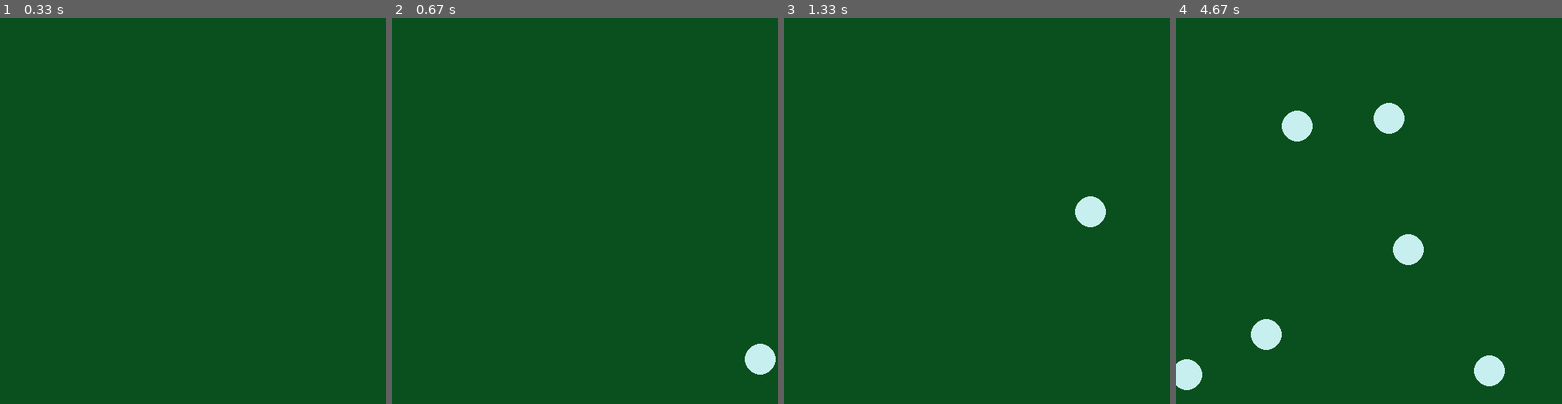
Above: before the commit, frames 1-4 (left to right).
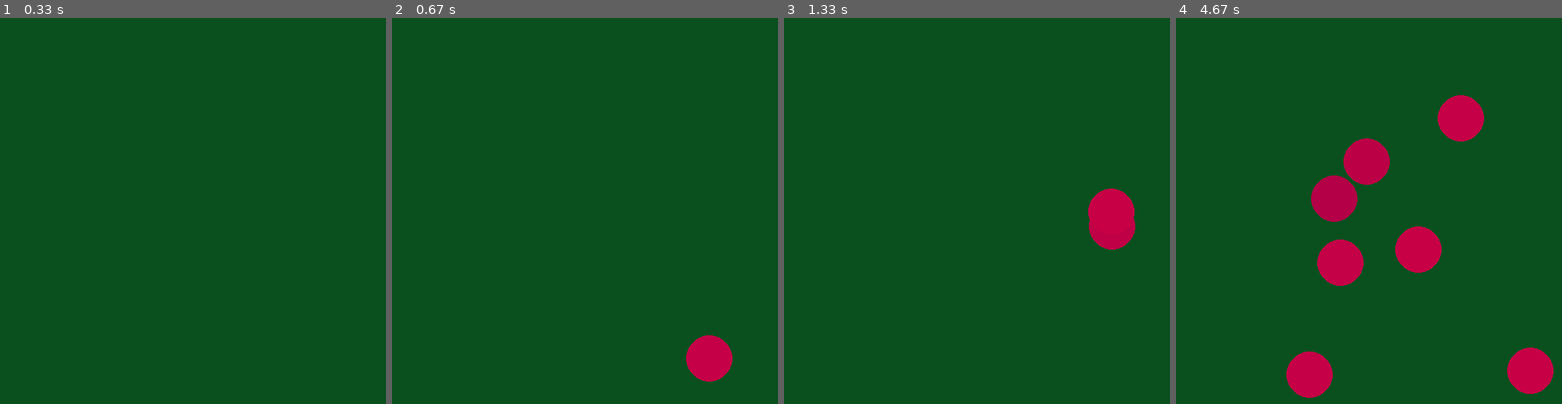
Above: after the commit, the same moments.

Repository: GrigorevEv/Hello-World
Game: pygame game, started from Algorithms and data structures (Python)/R. Pygame and balls/Balls(Without OOP).py
Two runs of this game, one before a commit and one after it. Both use one fixed random seed, a clock stepped at 60 frames per second and the inputs below.
Inputs (mouse positions are in pixels of both pictures, inside the frame that each line leads up to):
- Up to frame 1 (0.33 s): no input
- Up to frame 2 (0.67 s): click (631, 153) at 0.38 s
- Up to frame 3 (1.33 s): hold Right 0.67-1.13 s; click (1100, 199) at 1.22 s
- Up to frame 4 (4.67 s): hold Up 1.5-1.8 s; hold Right 1.83-2.3 s; hold Left 2.33-2.87 s; click (1249, 153) at 2.97 s; click (1249, 299) at 3.32 s; move the mouse to (1426, 75) at 3.57 s; click (1426, 75) at 3.67 s; move the mouse to (1511, 346) at 3.9 s; click (1511, 346) at 4.02 s; move the mouse to (1415, 245) at 4.27 s; click (1415, 245) at 4.4 s

Frame 1 is identical in both runs. In frame 2, 1.6% of the frame differs, in the area x 76-100%, y 82-95%; in frame 3, 1.8%; in frame 4, 10%, in the area x 0-98%, y 20-99%.

Commit message:
Practice

Diff:
--- a/Algorithms and data structures (Python)/R. Pygame and balls/Ball.py
+++ /dev/null
@@ -1,130 +0,0 @@
-import pygame
-
-pygame.init()
-
-width = 500
-height = 500
-radius = 30
-pos = []
-speed = []
-
-screen = pygame.display.set_mode((width, height))
-pygame.display.set_caption('YAHOOOO')
-clock = pygame.time.Clock()
-
-
-def balls_draw(colour: tuple, xpos, ypos, r):
-    """This function draws the ball"""
-    ball = pygame.draw.circle(screen, colour, (int(xpos), int(ypos)), r)
-    return ball
-
-
-def events():
-    """This function added events and also return coordinates of mouse clicks,
-    for generate new balls"""
-    for event in pygame.event.get():
-        if event.type == pygame.QUIT:
-            raise SystemExit
-        if event.type == pygame.MOUSEBUTTONDOWN:
-            if event.button == 1:
-                pos.append(list(event.pos))
-                speed.append([100, 120])
-    return pos, speed
-
-
-def bounce_off_the_walls(xpos, ypos, x_speed, y_speed, window_width, window_height, r):
-    """This function added bounce of the walls"""
-    if xpos >= window_width - r or xpos <= 0 + r:
-        x_speed = -x_speed
-    elif ypos >= window_height - r or ypos <= 0 + r:
-        y_speed = -y_speed
-    return x_speed, y_speed
-
-
-def direction_change(xpos, ypos, x_speed, y_speed, window_width, window_heigh):
-    """This function change direction of the ball"""
-    if 0 < xpos < window_width and 0 < ypos < window_heigh or 0 < xpos < window_width and 0 < ypos < window_heigh:
-        key = pygame.key.get_pressed()
-        if key[pygame.K_RIGHT]:
-            x_speed = abs(x_speed)
-        elif key[pygame.K_LEFT]:
-            x_speed = -abs(x_speed)
-        elif key[pygame.K_DOWN]:
-            y_speed = abs(y_speed)
-        elif key[pygame.K_UP]:
-            y_speed = -abs(y_speed)
-    return x_speed, y_speed
-
-
-def wintage(x_speed, y_speed, windage=0.1):
-    """This function added windage to the ball's speed"""
-    if x_speed != 0 or y_speed != 0 or x_speed != 0 or y_speed != 0:
-        if x_speed > 0:
-            x_speed -= windage
-        else:
-            x_speed += windage
-        if y_speed > 0:
-            y_speed -= windage
-        else:
-            y_speed += windage
-    return x_speed, y_speed
-
-
-def ball_move(xpos, ypos, x_speed, y_speed):
-    """This function move the ball"""
-    dt = clock.tick(50)/300
-    xpos += x_speed * dt
-    ypos += y_speed * dt
-    return xpos, ypos
-
-
-def collision(ball1_x, ball1_y, ball2_x, ball2_y):
-    """This function added collision of the balls"""
-    dist = ((ball1_x - ball2_x)**2 + (ball1_y - ball2_y)**2)**0.5
-    if dist <= 30*2:
-        return True
-    else:
-        return False
-
-
-def colour_change(x_speed):
-    """This function changes color of the balls,
-    depending on the speed"""
-    r = abs(x_speed) * 2
-
-    rgb = (r, 0, 70)
-    return rgb
-
-
-while True:
-    coords, speed = events()
-    screen.fill((10, 80, 30))
-
-    for i in range(len(coords)):
-        x = coords[i][0]
-        y = coords[i][1]
-        vx = speed[i][0]
-        vy = speed[i][1]
-
-        vx, vy = wintage(vx, vy)
-        colour = colour_change(abs(vx))
-        vx, vy = direction_change(x, y, vx, vy, width, height)
-        vx, vy = bounce_off_the_walls(x, y, vx, vy, width, height, radius)
-
-        # for j in range(len(coords)-1, i, -1):
-        #     if collision(vx, vy, speed[j][0], speed[j][1]):
-        #         vx = speed[j][0]
-        #         vy = speed[j][1]
-        #         speed[j][0] = -speed[j][0]
-        #         speed[j][1] = -speed[j][1]
-
-        x, y = ball_move(x, y, vx, vy)
-        balls_draw(colour, x, y, radius)
-
-        coords[i][0] = x
-        coords[i][1] = y
-        speed[i][0] = vx
-        speed[i][1] = vy
-
-    pygame.display.flip()
-    pygame.event.pump()
--- a/Algorithms and data structures (Python)/R. Pygame and balls/kjh.py
+++ b/Algorithms and data structures (Python)/R. Pygame and balls/Balls(Without OOP).py
@@ -4,18 +4,18 @@
 
 width = 500
 height = 500
-x, y = 30, 30
-vx, vy = 100, 120
+radius = 30
 pos = []
+speed = []
 
 screen = pygame.display.set_mode((width, height))
 pygame.display.set_caption('YAHOOOO')
 clock = pygame.time.Clock()
 
 
-def balls_draw(colour: tuple, xpos, ypos, radius=20):
+def balls_draw(colour: tuple, xpos, ypos, r):
     """This function draws the ball"""
-    ball = pygame.draw.circle(screen, colour, (int(xpos), int(ypos)), radius)
+    ball = pygame.draw.circle(screen, colour, (int(xpos), int(ypos)), r)
     return ball
 
 
@@ -28,14 +28,15 @@
         if event.type == pygame.MOUSEBUTTONDOWN:
             if event.button == 1:
                 pos.append(list(event.pos))
-    return pos
+                speed.append([100, 120])
+    return pos, speed
 
 
-def bounce_off_the_walls(xpos, ypos, x_speed, y_speed, window_width, window_height):
+def bounce_off_the_walls(xpos, ypos, x_speed, y_speed, window_width, window_height, r):
     """This function added bounce of the walls"""
-    if xpos >= window_width or xpos <= 0:
+    if xpos >= window_width - r or xpos <= 0 + r:
         x_speed = -x_speed
-    elif ypos >= window_height or ypos <= 0:
+    elif ypos >= window_height - r or ypos <= 0 + r:
         y_speed = -y_speed
     return x_speed, y_speed
 
@@ -55,7 +56,7 @@
     return x_speed, y_speed
 
 
-def wintage(x_speed, y_speed, windage=0.001):
+def wintage(x_speed, y_speed, windage=0.1):
     """This function added windage to the ball's speed"""
     if x_speed != 0 or y_speed != 0 or x_speed != 0 or y_speed != 0:
         if x_speed > 0:
@@ -77,32 +78,46 @@
     return xpos, ypos
 
 
-def colour_change(x_speed, y_speed):
+def collision(ball1_x, ball1_y, ball2_x, ball2_y):
+    """This function added collision of the balls"""
+    dist = ((ball1_x - ball2_x)**2 + (ball1_y - ball2_y)**2)**0.5
+    if dist <= 30*2:
+        return True
+    else:
+        return False
+
+
+def colour_change(x_speed):
     """This function changes color of the balls,
     depending on the speed"""
     r = abs(x_speed) * 2
-    g = abs(y_speed) * 2
-    b = abs(y_speed) * 2
-    rgb = (r, g, b)
+
+    rgb = (r, 0, 70)
     return rgb
 
 
 while True:
-    coords = events()
+    coords, speed = events()
     screen.fill((10, 80, 30))
-
-    vx, vy = wintage(vx, vy)
-    colour = colour_change(vx, vy)
-    vx, vy = direction_change(x, y, vx, vy, width, height)
-    vx, vy = bounce_off_the_walls(x, y, vx, vy, width, height)
 
     for i in range(len(coords)):
         x = coords[i][0]
         y = coords[i][1]
+        vx = speed[i][0]
+        vy = speed[i][1]
+
+        vx, vy = wintage(vx, vy)
+        colour = colour_change(abs(vx))
+        vx, vy = direction_change(x, y, vx, vy, width, height)
+        vx, vy = bounce_off_the_walls(x, y, vx, vy, width, height, radius)
+
         x, y = ball_move(x, y, vx, vy)
-        balls_draw(colour, x, y)
+        balls_draw(colour, x, y, radius)
+
         coords[i][0] = x
         coords[i][1] = y
+        speed[i][0] = vx
+        speed[i][1] = vy
 
     pygame.display.flip()
     pygame.event.pump()
